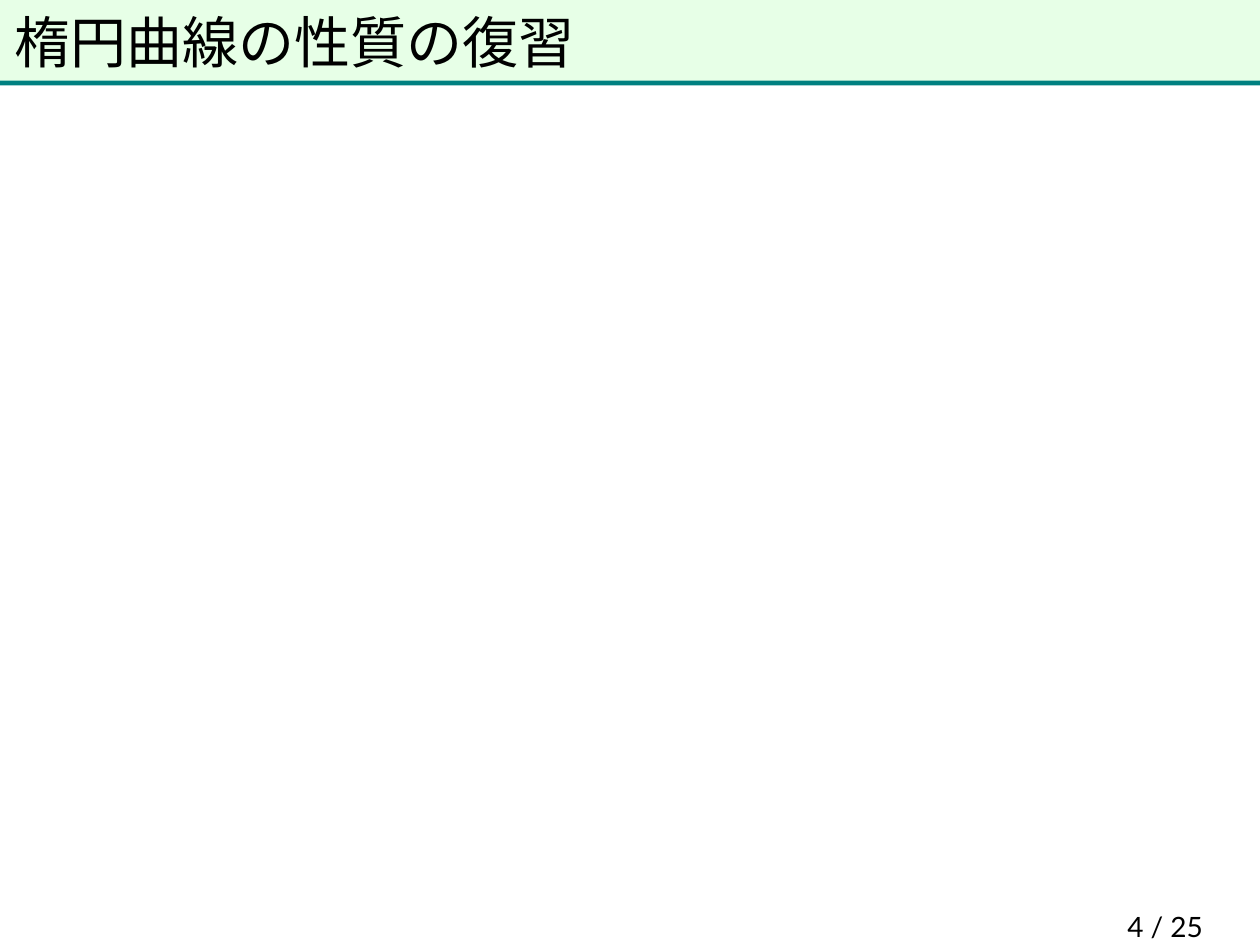
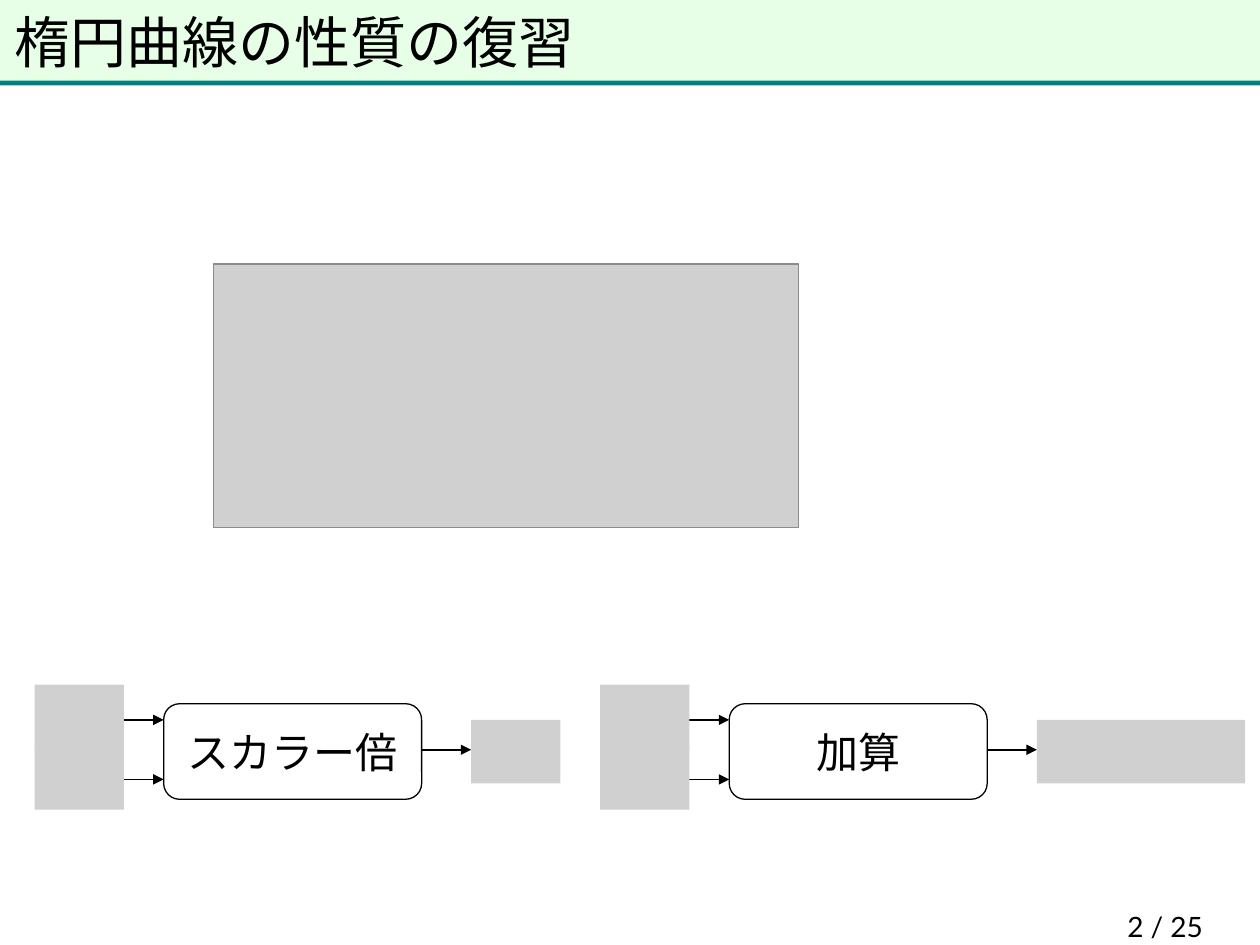
Before and after one commit to herumi/anninbon, a slide deck: slide 2 of lec/anninbon13.pptx (slide 4 before the commit). Drawn at 1260x945 pixels with LibreOffice and Linux fonts; fonts in the diff are those of the drawing; grey boxes stand for pictures; background and template pictures are left out. Boxes give left, top, right and bottom in pixels: in the first picture for what was removed or moved away, otherwise in the second. Text is boxed around its words. In the diff, an @@ line names an element or a change of style, - is before the commit and + after.

Commit message:
update DDH

```diff
--- a/lec/anninbon13.pptx
+++ b/lec/anninbon13.pptx
@@ picture added at (213, 265, 799, 528) @@
@@ group added at (35, 684, 561, 809): 3 arrows, 3 pictures, 1 rounded rectangle @@
+スカラー倍
@@ group added at (600, 684, 1245, 809): 3 arrows, 3 pictures, 1 rounded rectangle @@
+加算
@@ page number at (1127, 916, 1202, 938): text changed @@
-4 / 25
+2 / 25
```
Also in this commit, not shown: 3 slides added, 2 slides removed.
